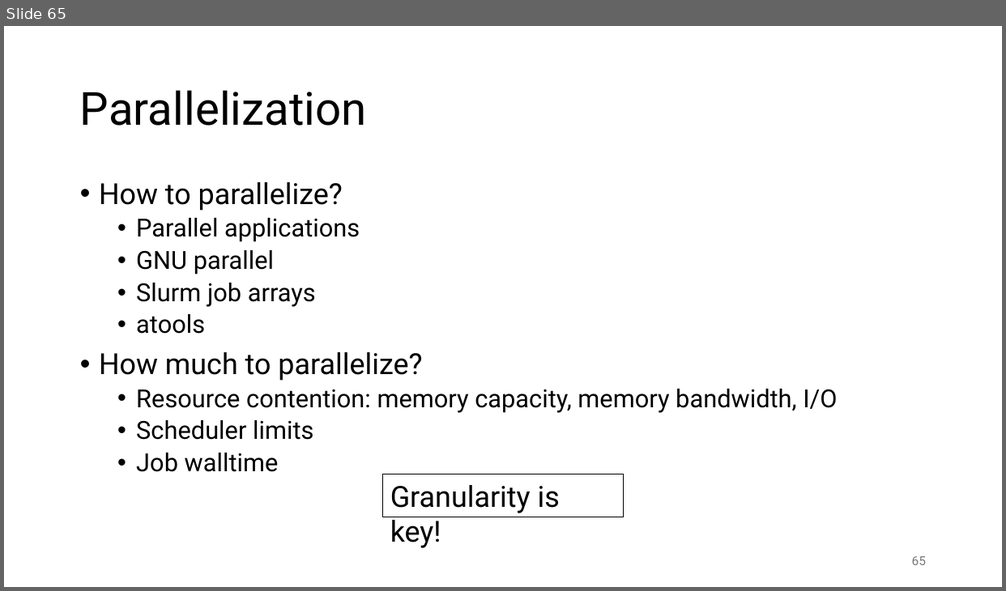
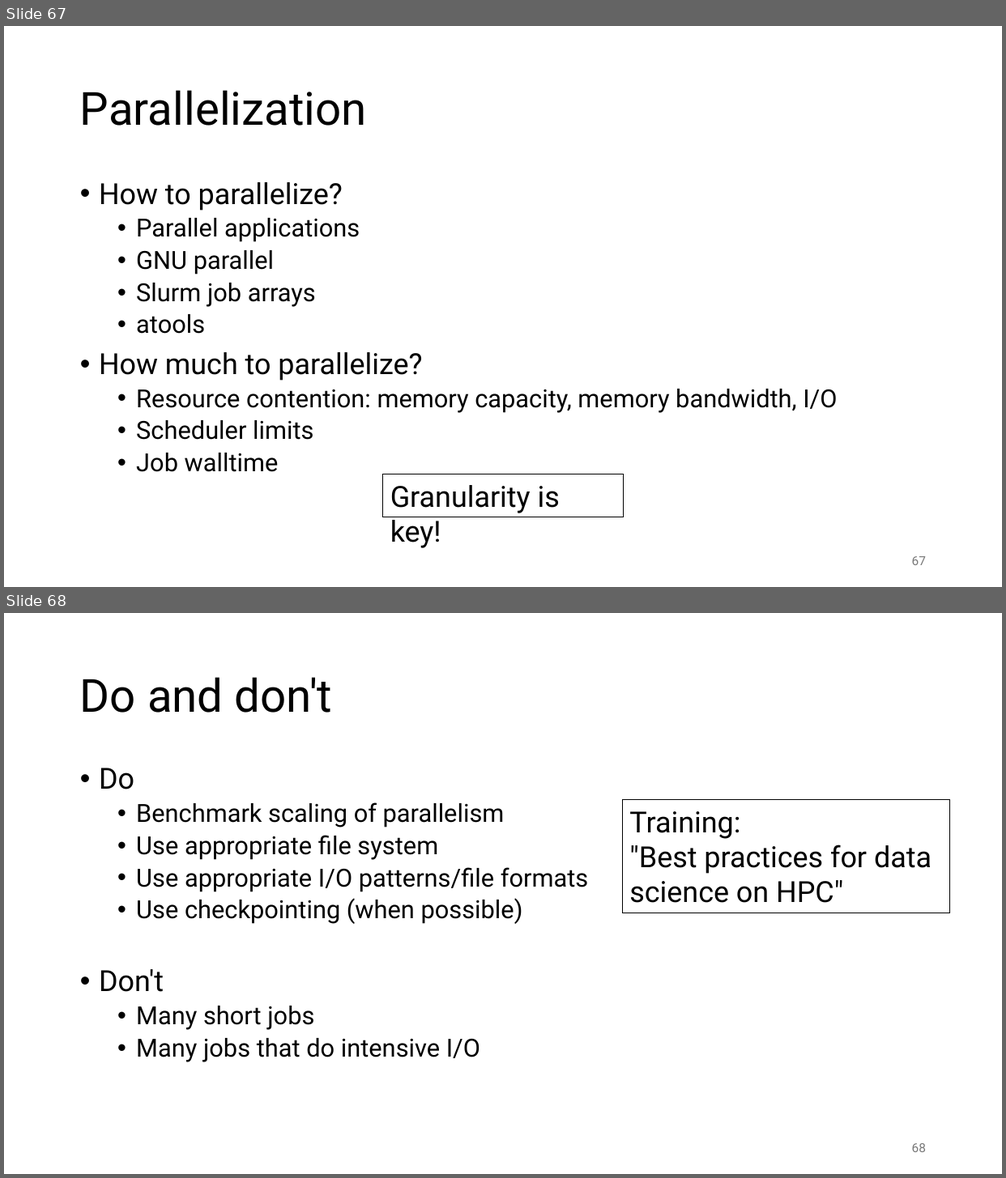
Before and after one commit to gjbex/Workflows-for-HPC, a slide deck: workflow_for_HPC.pptx. Shown one above the other, each under a label of ours: slide 65 before the commit, slides 67 and 68 after it. The pictures are 1006x591 and 1006x1178 pixels, drawn with LibreOffice and Linux fonts; fonts in the diff are those of the drawing. Boxes give left, top, right and bottom in pixels: in the first picture for what was removed or moved away, otherwise in the second. Text is boxed around its words. In the diff, an @@ line names an element or a change of style, - is before the commit and + after.

Commit message:
Add do and don't slide

```diff
--- a/workflow_for_HPC.pptx
+++ b/workflow_for_HPC.pptx
@@ slide 68 added at (x1=4, y1=613, x2=1002, y2=1174), background #FFFFFF @@
@@ title added at (x1=80, y1=677, x2=333, y2=713), 44 pt, text #000000 @@
+Do and don't
@@ text added at (x1=99, y1=768, x2=588, y2=1063), 24 pt, text #000000 @@
+• Do
+  • Benchmark scaling of parallelism
+  • Use appropriate file system
+  • Use appropriate I/O patterns/file formats
+  • Use checkpointing (when possible)
+• Don't
+  • Many short jobs
+  • Many jobs that do intensive I/O
@@ rectangle added at (x1=622, y1=800, x2=949, y2=914), outline #000000 0.75 pt, 28 pt, text #000000 @@
+Training:
+"Best practices for data science on HPC"
@@ page number added at (x1=912, y1=1144, x2=926, y2=1152), 12 pt, text #797979 @@
+68
@@ what was slide 65 is now slide 67 @@
@@ page number at (x1=912, y1=557, x2=926, y2=565): text changed @@
-65
+67
```
Also in this commit, not shown: 2 other slides added.
